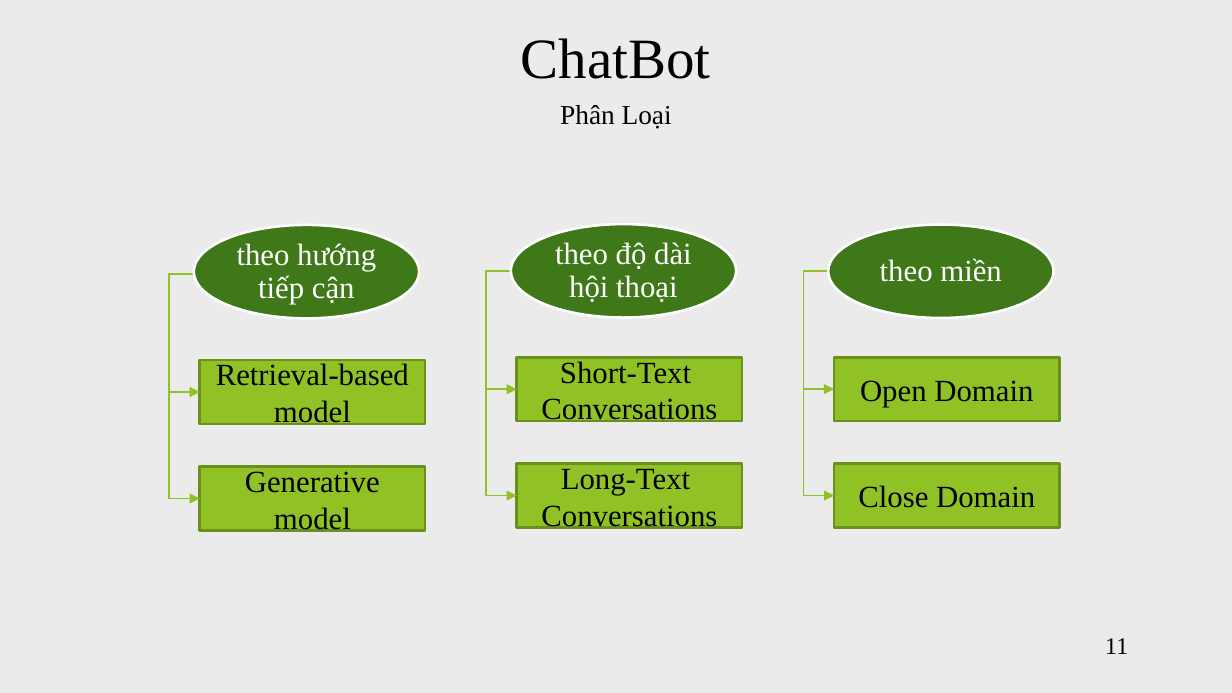
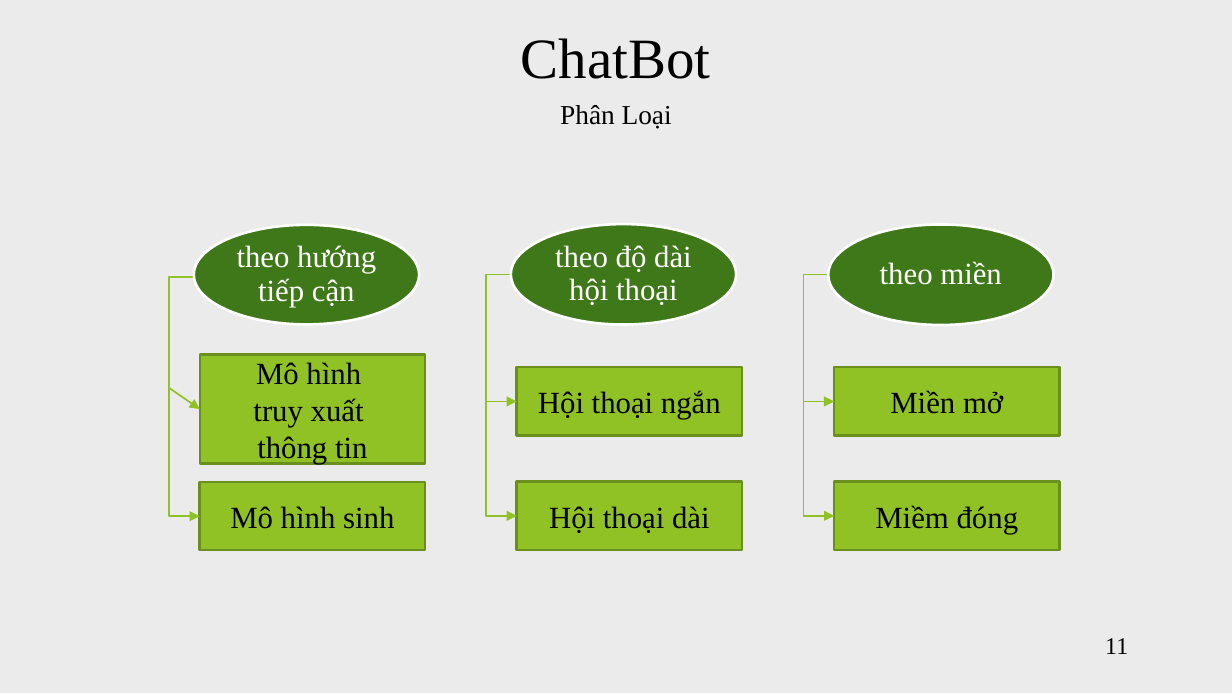
Before and after one commit to vanvibig/BaoCaoLuanVan, a slide deck: slide 11 of BaoCaoLuanVan_NguyenVanVi.pptx. Drawn at 1232x693 pixels with LibreOffice and Linux fonts; fonts in the diff are those of the drawing. Boxes give left, top, right and bottom in pixels: in the first picture for what was removed or moved away, otherwise in the second. Text is boxed around its words. In the diff, an @@ line names an element or a change of style, - is before the commit and + after.

Commit message:
update pptx

```diff
--- a/BaoCaoLuanVan_NguyenVanVi.pptx
+++ b/BaoCaoLuanVan_NguyenVanVi.pptx
@@ freeform shape "theo hướng tiếp cận": place and size @@
-freeform shape "theo hướng tiếp cận" at (193, 225, 419, 319)
+freeform shape "theo hướng tiếp cận" at (193, 225, 419, 325)
@@ freeform shape "theo độ dài hội thoại": place and size @@
-freeform shape "theo độ dài hội thoại" at (511, 224, 737, 318)
+freeform shape "theo độ dài hội thoại" at (511, 224, 737, 325)
@@ freeform shape "theo miền": place and size @@
-freeform shape "theo miền" at (828, 224, 1053, 318)
+freeform shape "theo miền" at (828, 224, 1053, 325)
@@ elbow arrow moved from (193, 272) - (200, 499) to (193, 275) - (200, 516) @@
@@ elbow arrow moved from (511, 269) - (516, 495) to (511, 272) - (516, 516) @@
@@ elbow arrow moved from (828, 269) - (834, 495) to (828, 272) - (834, 516) @@
@@ rectangle "Mô hình": place and size @@
-rectangle "Mô hình" at (200, 360, 425, 424)
+rectangle "Mô hình" at (200, 355, 425, 464)
@@ arrow moved from (170, 392) - (200, 392) to (170, 388) - (200, 409) @@
@@ text in rectangle at (253, 362, 367, 464): text changed @@
-Retrieval-based
-model
+Mô hình
+truy xuất
+thông tin
@@ rectangle "Hội thoại ngắn": place and size @@
-rectangle "Hội thoại ngắn" at (516, 357, 742, 421)
+rectangle "Hội thoại ngắn" at (516, 367, 742, 436)
@@ rectangle "Miền mở": place and size @@
-rectangle "Miền mở" at (834, 357, 1060, 421)
+rectangle "Miền mở" at (834, 367, 1060, 436)
@@ text in rectangle at (538, 390, 721, 419): text changed @@
-Short-Text
-Conversations
+Hội thoại ngắn
@@ text in rectangle at (890, 390, 1003, 414): text changed @@
-Open Domain
+Miền mở
@@ 2 arrows, 1 rectangle: place and size @@
-2 arrows, 1 rectangle at (200, 389, 834, 531)
+2 arrows, 1 rectangle at (200, 402, 834, 549)
@@ text in rectangle at (230, 506, 394, 529): text changed @@
-Generative
-model
+Mô hình sinh
@@ rectangle "Hội thoại dài": place and size @@
-rectangle "Hội thoại dài" at (516, 463, 742, 527)
+rectangle "Hội thoại dài" at (516, 482, 742, 551)
@@ text in rectangle at (549, 506, 710, 533): text changed @@
-Long-Text
-Conversations
+Hội thoại dài
@@ rectangle "Miềm đóng": place and size @@
-rectangle "Miềm đóng" at (834, 463, 1060, 527)
+rectangle "Miềm đóng" at (834, 482, 1060, 551)
@@ text in rectangle at (875, 505, 1019, 534): text changed @@
-Close Domain
+Miềm đóng
```
Also in this commit, not shown: 15 other slides changed, 1 other file.
